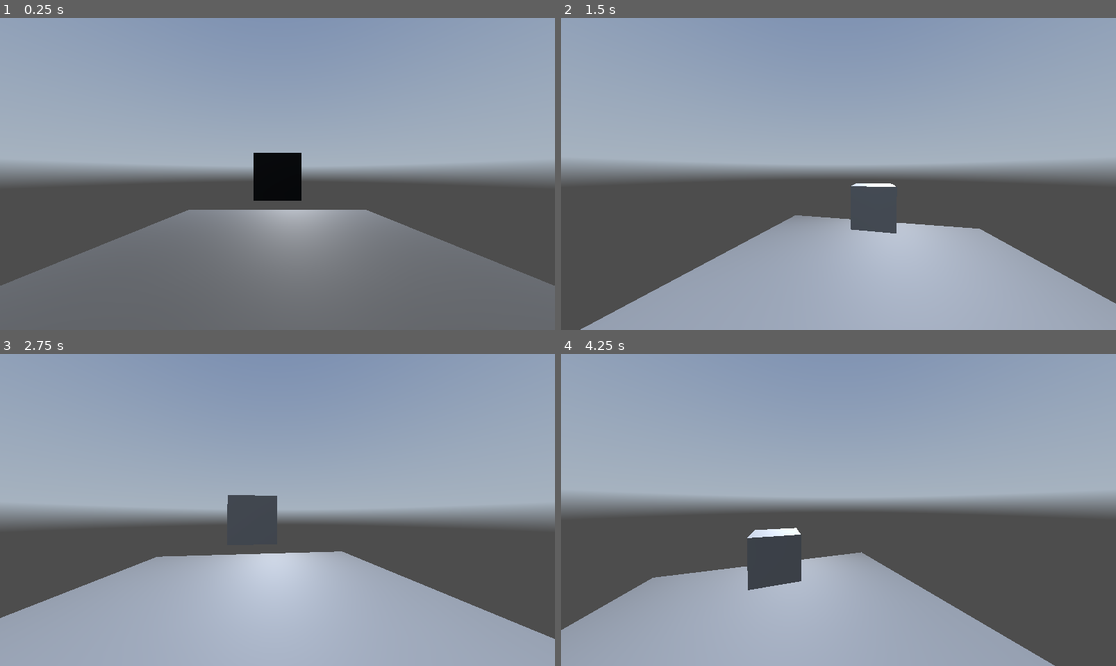
Above: before the commit, frames 1-4 (two rows, left to right).
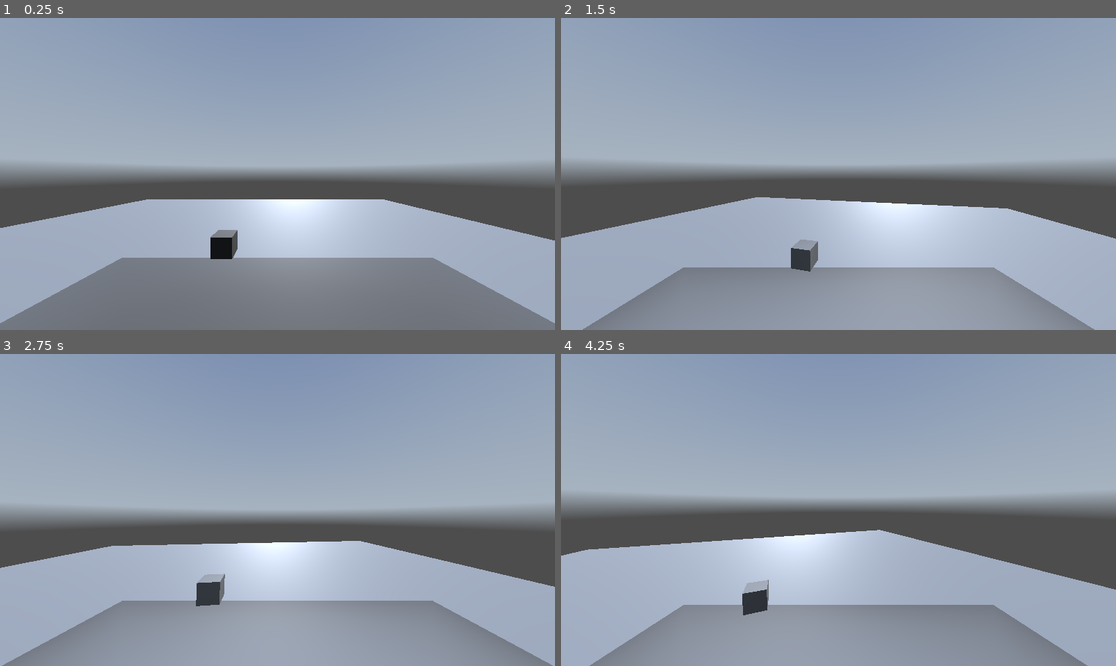
Above: after the commit, the same moments.

Repository: Auragen-dev/fpsGame
Game: Godot game, scene res://main.tscn
Same seed, same stepped clock (60 frames per second), same inputs: the game is played once before the commit and once after it. A sky picture missing from this copy of the repository is replaced by a grey-blue gradient.
Inputs (mouse positions are in pixels of both pictures, inside the frame that each line leads up to):
- Up to frame 1 (0.25 s): no input
- Up to frame 2 (1.5 s): move the mouse to (866, 174) at 0.52 s; tap Ctrl (crouch) at 0.6 s; tap Space (jump) at 0.77 s; move the mouse to (810, 174) at 1.27 s; tap S (move_bw) at 1.35 s
- Up to frame 3 (2.75 s): tap Space (jump) at 1.52 s; tap Enter at 2 s; move the mouse to (288, 503) at 2.02 s; tap W (move_fw) at 2.1 s
- Up to frame 4 (4.25 s): tap Space (jump) at 2.75, 3.02, 3.77 s; move the mouse to (832, 516) at 2.77 s; tap A (move_l) at 2.85 s; move the mouse to (877, 513) at 3.52 s; tap D (move_r) at 3.6 s

The runs differ from the first frame. In frame 1, 21% of the frame differs, in the area x 0-100%, y 43-98%; in frame 2, 26%; in frame 3, 21%; in frame 4, 27%, in the area x 0-100%, y 55-100%.
Error after the commit: Invalid access to property or key 'set' on a base object of type 'null instance'. (res://player/player.gd:64)

Commit message:
Removed a few files to make it easier

Diff:
--- a/main.tscn
+++ b/main.tscn
@@ -1,17 +1,14 @@
-[gd_scene load_steps=10 format=3 uid="uid://bjd6k2dni0ktt"]
+[gd_scene load_steps=9 format=3 uid="uid://bjd6k2dni0ktt"]
 
 [ext_resource type="PackedScene" uid="uid://htce236j02rm" path="res://world_environment.tscn" id="1_ie3ib"]
 [ext_resource type="PackedScene" uid="uid://dgkhji64ti1lg" path="res://player/player.tscn" id="2_ftetb"]
-[ext_resource type="PackedScene" uid="uid://dhkoag6g37bd0" path="res://Alex assets/animation rig.blend" id="3_vo6as"]
-
 
 [sub_resource type="PlaneMesh" id="PlaneMesh_j6u5n"]
-size = Vector2(10, 10)
+size = Vector2(50, 50)
 
 [sub_resource type="PhysicsMaterial" id="PhysicsMaterial_jdvet"]
 
-[sub_resource type="BoxShape3D" id="BoxShape3D_sgugn"]
-size = Vector3(10, 1, 10)
+[sub_resource type="WorldBoundaryShape3D" id="WorldBoundaryShape3D_0xke4"]
 
 [sub_resource type="BoxMesh" id="BoxMesh_ijifv"]
 
@@ -30,7 +27,7 @@
 physics_material_override = SubResource("PhysicsMaterial_jdvet")
 
 [node name="CollisionShape3D" type="CollisionShape3D" parent="Floor/StaticBody3D"]
-shape = SubResource("BoxShape3D_sgugn")
+shape = SubResource("WorldBoundaryShape3D_0xke4")
 
 [node name="Box" type="MeshInstance3D" parent="."]
 transform = Transform3D(1, 0, 0, 0, 1, 0, 0, 0, 1, 0, 1.9598, 0)
@@ -43,6 +40,3 @@
 shape = SubResource("BoxShape3D_8hswq")
 
 [node name="Player" parent="." instance=ExtResource("2_ftetb")]
-
-[node name="animation rig" parent="." instance=ExtResource("3_vo6as")]
-transform = Transform3D(0.528314, 0, 0, 0, 0.66886, 0, 0, 0, 0.528314, -1.68014, 0.617743, -1.53002)
--- a/player/player.gd
+++ b/player/player.gd
@@ -3,19 +3,21 @@
 
 const SPEED = 5.0
 const JUMP_VELOCITY = 4.5
-
 var _mouse_input : bool = false
 var _mouse_rotation : Vector3
 var _rotation_input : float
 var _tilt_input : float
 var _player_rotation: Vector3
 var _camera_rotation: Vector3
+var _lblVelX: Label
+
+@onready var _animation = $"CollisionShape3D/animation rig/AnimationPlayer"
+
 
 @export var MOUSE_SENSITVITY : float
 @export var TILT_LOWER_LIMIT := deg_to_rad(-90.0)
 @export var TILT_UPPER_LIMIT := deg_to_rad(90.0)
 @export var CAMERA_CONTROLLER : Camera3D
-
 # Get the gravity from the project settings to be synced with RigidBody nodes.
 var gravity = ProjectSettings.get_setting("physics/3d/default_gravity")
 
@@ -67,8 +69,10 @@
 	if direction:
 		velocity.x = direction.x * SPEED
 		velocity.z = direction.z * SPEED
+
 	else:
 		velocity.x = move_toward(velocity.x, 0, SPEED)
 		velocity.z = move_toward(velocity.z, 0, SPEED)
 
+
 	move_and_slide()
--- a/player/player.tscn
+++ b/player/player.tscn
@@ -1,27 +1,23 @@
-[gd_scene load_steps=4 format=3 uid="uid://dgkhji64ti1lg"]
+[gd_scene load_steps=3 format=3 uid="uid://dgkhji64ti1lg"]
 
 [ext_resource type="Script" path="res://player/player.gd" id="1_j5h2i"]
 
-[sub_resource type="CapsuleShape3D" id="CapsuleShape3D_ycad5"]
-
-[sub_resource type="CapsuleMesh" id="CapsuleMesh_kf3un"]
+[sub_resource type="CapsuleShape3D" id="CapsuleShape3D_dudlh"]
+radius = 1.87
+height = 6.544
 
 [node name="Player" type="CharacterBody3D" node_paths=PackedStringArray("CAMERA_CONTROLLER")]
 transform = Transform3D(1, 0, 0, 0, 1, 0, 0, 0, 1, 0, 1.54586, 3.69919)
 script = ExtResource("1_j5h2i")
 MOUSE_SENSITVITY = 0.25
-CAMERA_CONTROLLER = NodePath("CameraController/Camera3D")
+CAMERA_CONTROLLER = NodePath("Camera3D")
 
-[node name="CollisionBox" type="CollisionShape3D" parent="."]
-shape = SubResource("CapsuleShape3D_ycad5")
-
-[node name="Mesh" type="MeshInstance3D" parent="CollisionBox"]
-mesh = SubResource("CapsuleMesh_kf3un")
-
-[node name="CameraController" type="Node3D" parent="."]
-transform = Transform3D(1, 0, 0, 0, 1, 0, 0, 0, 1, 0, 0.515793, 0)
-
-[node name="Camera3D" type="Camera3D" parent="CameraController"]
+[node name="Camera3D" type="Camera3D" parent="."]
+transform = Transform3D(1, 0, 0, 0, 1, 0, 0, 0, 1, 2.592, 3.50079, 3.938)
 fov = 90.3
 
-[node name="ReflectionProbe" type="ReflectionProbe" parent="CameraController/Camera3D"]
+[node name="ReflectionProbe" type="ReflectionProbe" parent="Camera3D"]
+
+[node name="CollisionShape3D" type="CollisionShape3D" parent="."]
+transform = Transform3D(-4.37114e-08, 0, 1, 0, 1, 0, -1, 0, -4.37114e-08, 0, 1.39015, 0)
+shape = SubResource("CapsuleShape3D_dudlh")
Binary file removed: Alex assets/animation rig.glb
Not shown, removed: Alex assets/animation rig.glb.import
